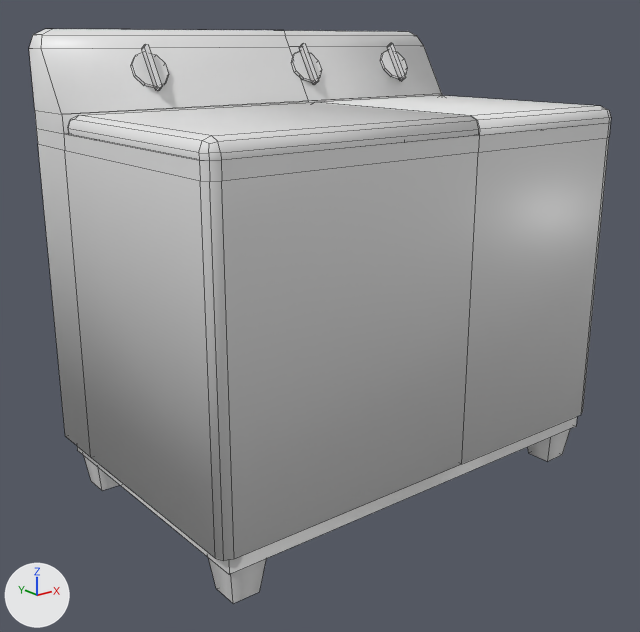
The FBX model Project/UnityGame/Assets/GameResources/Models/Furniture/Models/jiaju_013.fbx as it was, and as the next commit left it.
Rendered twice from a 50 mm camera at (-5.51, -6.64, 4.4) aimed at (-0.21, -0.02, 1.75). Arrows for +X, +Y and +Z are at lower left; the lights stay in place. Mesh edges are drawn as thin lines.

Objects in the first picture: '立方体.273'.
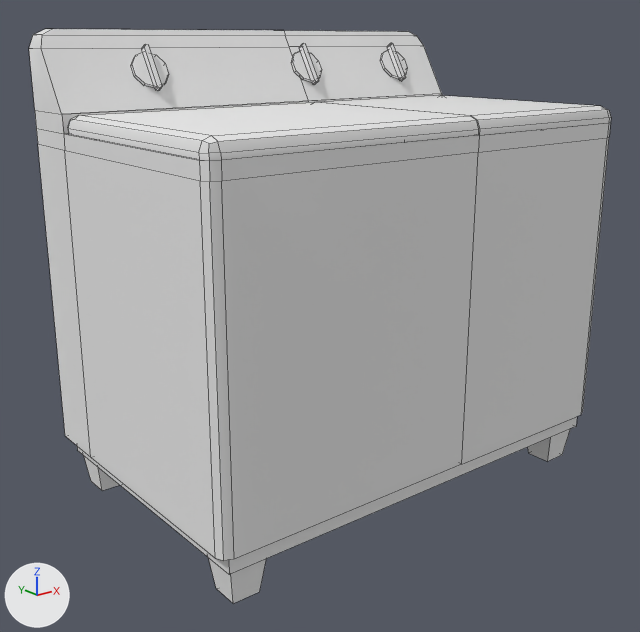
The newer file is also rescaled (x0.147) as a whole; pictures and numbers use the older file's frame.

Location of each change, [x1, y1, x2, y2] in pixels of the pictures (640 x 632 px; the box of a moved part takes in the faces that stretch with it):
part 1 of me_立方体_300, moved or reshaped
    both: [68, 95, 611, 161]

What the commit changed:
me_立方体_300 has 289 vertices, 197 faces and spans x -2.35..2.35, y -1.48..1.48, z 0.0..4.48.
me_立方体_300 is used by ob_立方体_273; location (0.0, 0.0, 0.0).
Part 1, on me_立方体_300:
44 faces are deleted.
44 new faces join them.
me_立方体_300 part 2: the surface is now shaded flat.
